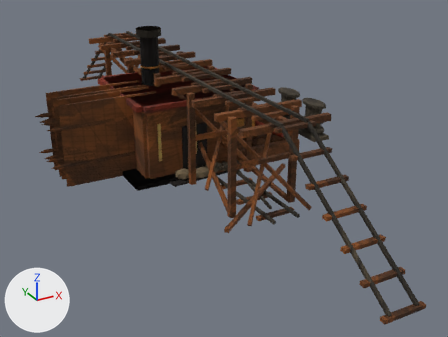
Renders of the Blender file pilots/map-rebuild-spike/landmarks/trestle/trestle-landmarks.blend from each side of a commit.
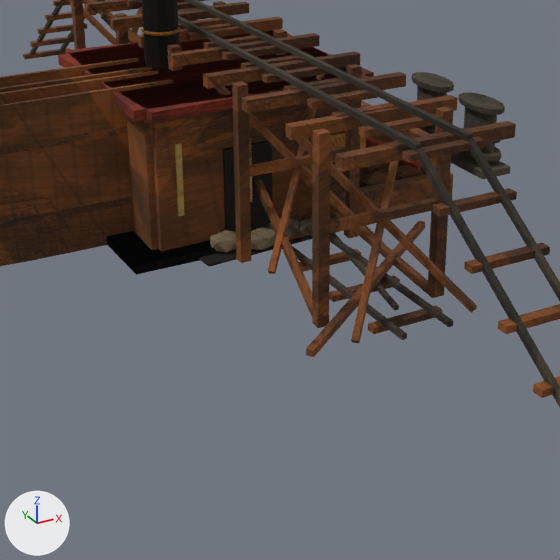
There are two pictures of each version: one whole from a 50 mm camera at (-12.3, -25.9, 11.7) aimed at (0.8, -2.1, -0.2), one close up on the part from 15% to 79% of the width and 15% to 100% of the height. Every picture has the same lights, and +X, +Y and +Z are marked at lower left. The first two pictures are the older version.

The scene before the commit, as lines of its bpy script (objects in view):
```python
me_mine_spur_kit_mesh = bpy.data.meshes.new('mine-spur-kit.mesh')
me_mine_spur_kit_mesh.from_pydata(...)  # 1044 vertices, 570 faces; spans x -4.4..4.4, y -8.5..8.5, z 0.0..1.7
me_mine_spur_kit_mesh.materials.append(mat_trestlelandmarkpackmaterial)  # picture img_trestlelandmarkatlas
me_north_boiler_site_mesh = bpy.data.meshes.new('north-boiler-site.mesh')
me_north_boiler_site_mesh.from_pydata(...)  # 444 vertices, 390 faces; spans x -3.9..3.9, y -2.9..2.9, z 0.0..6.18
me_north_boiler_site_mesh.materials.append(mat_trestlelandmarkpackmaterial)  # picture img_trestlelandmarkatlas
me_trestle_crossing_mesh = bpy.data.meshes.new('trestle-crossing.mesh')
me_trestle_crossing_mesh.from_pydata(...)  # 616 vertices, 462 faces; spans x -2.4..2.4, y -15.1..15.1, z 0.0..4.4
me_trestle_crossing_mesh.materials.append(mat_trestlelandmarkpackmaterial)  # picture img_trestlelandmarkatlas
ob_mine_spur_kit = bpy.data.objects.new('mine-spur-kit', me_mine_spur_kit_mesh)
ob_mine_spur_kit.location = (0.0, 0.0, 0.0)
ob_north_boiler_site = bpy.data.objects.new('north-boiler-site', me_north_boiler_site_mesh)
ob_north_boiler_site.location = (0.0, 0.0, 0.0)
ob_trestle_crossing = bpy.data.objects.new('trestle-crossing', me_trestle_crossing_mesh)
ob_trestle_crossing.location = (0.0, 0.0, 0.0)
# also in view: 'north-approach-kit' at (0.0, 0.0, 1.9); 'south-approach-kit' at (0.0, 0.0, 1.9); 'south-boiler-site' at (0.0, 0.0, 3.1)
```
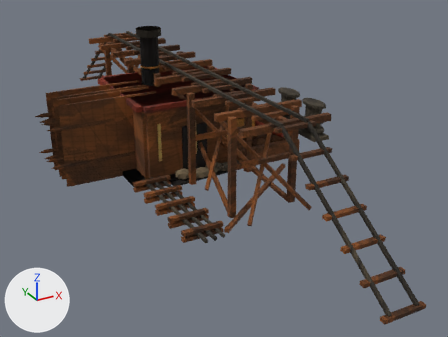
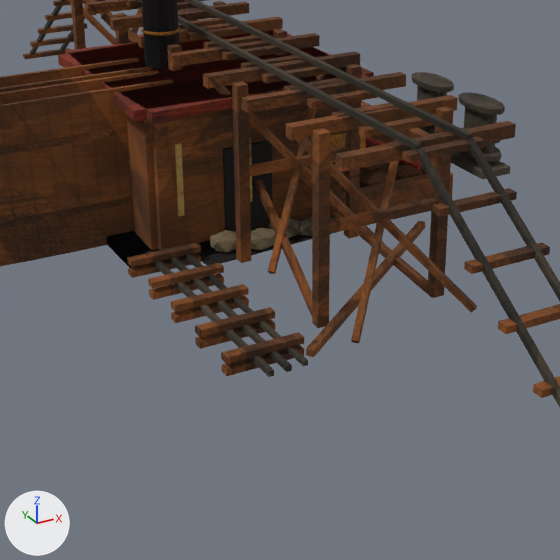
Location of each change, [x1, y1, x2, y2] in pixels of the close-ups (560 x 560 px; the box of a moved part takes in the faces that stretch with it):
'mine-spur-kit', reshaped: before [262, 216, 453, 340]; after [127, 243, 308, 377]
part 1 of me_mine_spur_kit_mesh, moved or reshaped: before [262, 226, 407, 340]; after [146, 251, 274, 377]
part 2 of me_mine_spur_kit_mesh, moved or reshaped: before [302, 216, 453, 327]; after [161, 248, 292, 372]
part 3 of me_mine_spur_kit_mesh, moved or reshaped: before [368, 305, 442, 334]; after [222, 345, 304, 376]
part 4 of me_mine_spur_kit_mesh, moved or reshaped: before [329, 276, 400, 302]; after [195, 319, 275, 349]
part 5 of me_mine_spur_kit_mesh, moved or reshaped: before [299, 249, 361, 272]; after [171, 295, 249, 323]
part 6 of me_mine_spur_kit_mesh, moved or reshaped (mostly hidden before): before [288, 233, 308, 240]; after [149, 273, 224, 300]
part 7 of me_mine_spur_kit_mesh, moved or reshaped (not visible before): after [128, 253, 201, 278]
part 8 of me_mine_spur_kit_mesh, moved or reshaped (not visible before): after [221, 332, 304, 364]
part 9 of me_mine_spur_kit_mesh, moved or reshaped (not visible before): after [195, 307, 275, 337]
part 10 of me_mine_spur_kit_mesh, moved or reshaped (not visible before): after [171, 284, 249, 312]
part 11 of me_mine_spur_kit_mesh, moved or reshaped (not visible before): after [148, 263, 224, 289]
part 12 of me_mine_spur_kit_mesh, moved or reshaped (not visible before): after [127, 243, 201, 267]
part 13 of me_mine_spur_kit_mesh, moved or reshaped: before [331, 233, 399, 310]; after [176, 245, 308, 366]

Diff of the bpy script that builds the scene:
```diff
--- a/pilots/map-rebuild-spike/landmarks/trestle/trestle-landmarks.blend.py
+++ b/pilots/map-rebuild-spike/landmarks/trestle/trestle-landmarks.blend.py
@@ me_mine_spur_kit_mesh @@
 me_mine_spur_kit_mesh.from_pydata(...)  # 1044 vertices, 570 faces; spans x -4.4..4.4, y -8.5..8.5, z 0.0..1.7
 # used by ob_mine_spur_kit; location = (0.0, 0.0, 0.0)
+# me_mine_spur_kit_mesh part 1: the loose piece of 8 vertices spanning x -0.6..-0.5, y -8.5..7.5, z 0.2..0.3 is scaled about its middle by (1, 0.375, 1), then moved by (-2.9, -5.0, 0.0)
+# me_mine_spur_kit_mesh part 2: the loose piece of 8 vertices spanning x 0.5..0.6, y -8.5..7.5, z 0.2..0.3 is scaled about its middle by (1, 0.375, 1), then moved by (-3.6, -5.0, 0.0)
+# me_mine_spur_kit_mesh part 3: the loose piece of 8 vertices spanning x -0.8..0.8, y -7.8..-7.6, z 0.0..0.2 is moved by (-3.3, -0.1, 0.0)
+# me_mine_spur_kit_mesh part 4: the loose piece of 8 vertices spanning x -0.8..0.8, y -6.2..-6.0, z 0.0..0.2 is moved by (-3.3, -0.5, 0.0)
+# me_mine_spur_kit_mesh part 5: the loose piece of 8 vertices spanning x -0.8..0.8, y -4.6..-4.4, z 0.0..0.2 is moved by (-3.3, -0.9, 0.0)
+# me_mine_spur_kit_mesh part 6: the loose piece of 8 vertices spanning x -0.8..0.8, y -3.0..-2.8, z 0.0..0.2 is moved by (-3.3, -1.3, 0.0)
+# me_mine_spur_kit_mesh part 7: the loose piece of 8 vertices spanning x -0.8..0.8, y -1.4..-1.2, z 0.0..0.2 is moved by (-3.3, -1.7, 0.0)
+# me_mine_spur_kit_mesh part 8: the loose piece of 8 vertices spanning x -0.8..0.8, y 0.2..0.4, z 0.0..0.2 is moved by (-3.3, -8.1, 0.3)
+# me_mine_spur_kit_mesh part 9: the loose piece of 8 vertices spanning x -0.8..0.8, y 1.8..2.0, z 0.0..0.2 is moved by (-3.3, -8.5, 0.3)
+# me_mine_spur_kit_mesh part 10: the loose piece of 8 vertices spanning x -0.8..0.8, y 3.4..3.6, z 0.0..0.2 is moved by (-3.3, -8.9, 0.3)
+# me_mine_spur_kit_mesh part 11: the loose piece of 8 vertices spanning x -0.8..0.8, y 5.0..5.2, z 0.0..0.2 is moved by (-3.3, -9.3, 0.3)
+# me_mine_spur_kit_mesh part 12: the loose piece of 8 vertices spanning x -0.8..0.8, y 6.6..6.8, z 0.0..0.2 is moved by (-3.3, -9.7, 0.3)
+# me_mine_spur_kit_mesh part 13: the loose piece of 8 vertices spanning x -0.1..1.4, y -7.4..0.0, z 0.2..0.3 is scaled about its middle by (0.00543, 0.813, 1), then moved by (-3.4, -1.8, 0.0)
 me_mine_spur_kit_mesh.materials.append(mat_trestlelandmarkpackmaterial)
```
